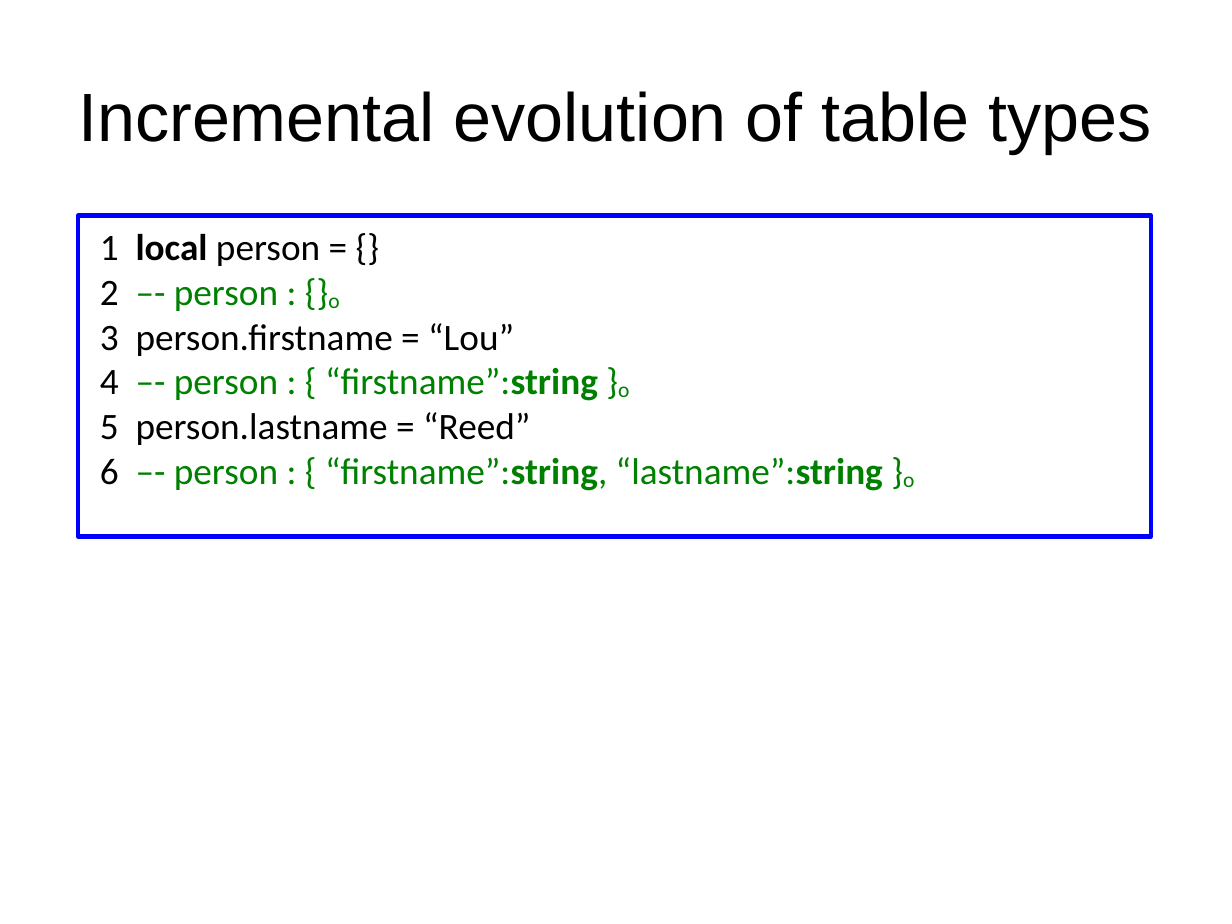
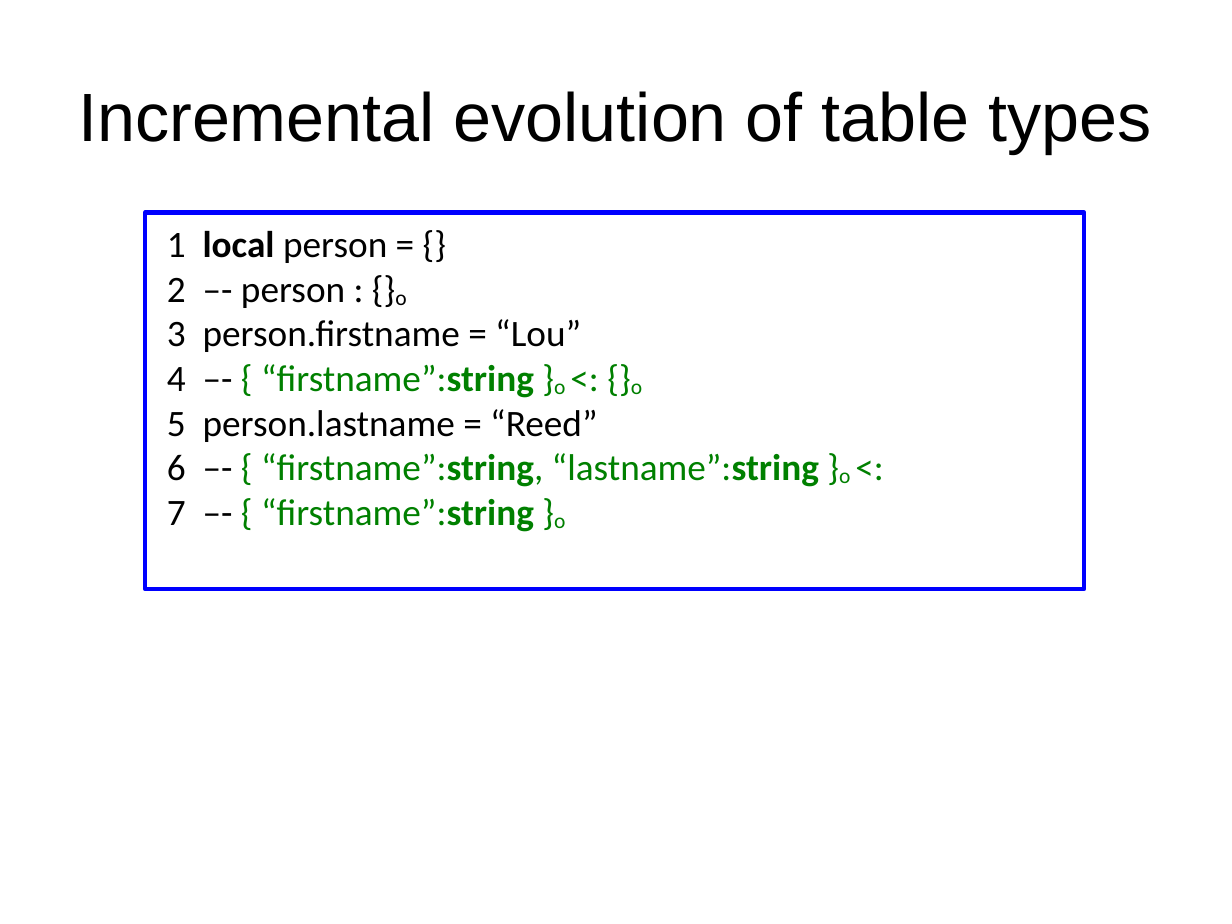
Before and after one commit to andremm/typedlua, a slide deck: slide 23 of doc/slides/dyla2014.odp (slide 22 before the commit). Drawn at 1232x924 pixels with LibreOffice and Linux fonts; fonts in the diff are those of the drawing. Boxes give left, top, right and bottom in pixels: in the first picture for what was removed or moved away, otherwise in the second. Text is boxed around its words. In the diff, an @@ line names an element or a change of style, - is before the commit and + after.

Commit message:
Cosmetic changes to the first version of the slides for Dyla 2014

```diff
--- a/doc/slides/dyla2014.odp
+++ b/doc/slides/dyla2014.odp
@@ rectangle "1 local person = {}": place and size @@
-rectangle "1 local person = {}" at (78,216,1152,537)
+rectangle "1 local person = {}" at (145,212,1084,589)
@@ text in rectangle at (167,277,406,308): text colour #008000 to #000000 in "–- person : {}o" @@
@@ text in rectangle at (167,364,642,398): text changed @@
-4 –- person : { “firstname”:string }o
+4 –- { “firstname”:string }o <: {}o
@@ text in rectangle at (167,453,850,532): text changed @@
-6 –- person : { “firstname”:string, “lastname”:string }o
+6 –- { “firstname”:string, “lastname”:string }o <:
+7 –- { “firstname”:string }o
```
Also in this commit, not shown: 20 other slides changed, 1 slide added.
